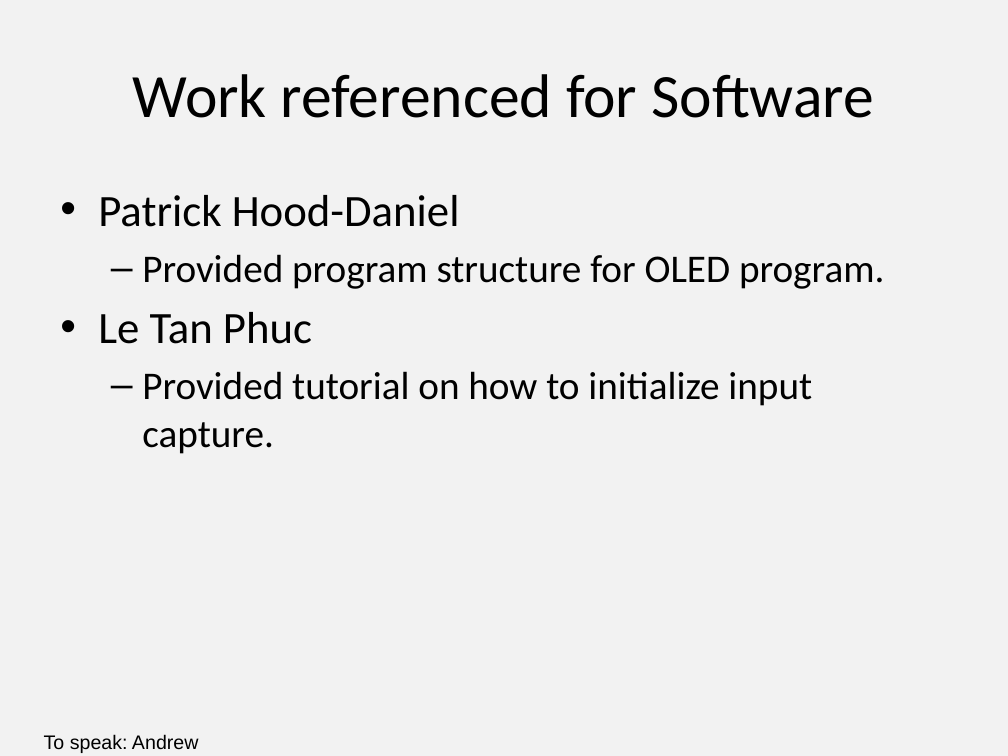
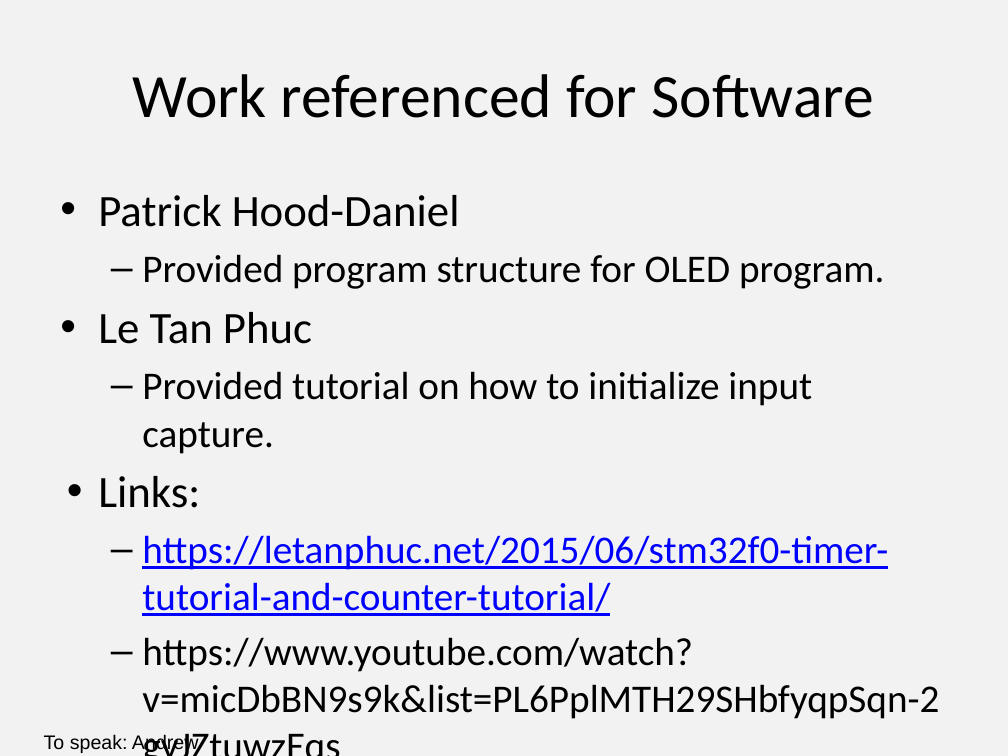
Before and after one commit to ECE411Team15/Speedometer, a slide deck: slide 16 of Presentation/Team15_Presentation_3.0.pptx. Drawn at 1008x756 pixels with LibreOffice and Linux fonts; fonts in the diff are those of the drawing. Boxes give left, top, right and bottom in pixels: in the first picture for what was removed or moved away, otherwise in the second. Text is boxed around its words. In the diff, an @@ line names an element or a change of style, - is before the commit and + after.

Commit message:
Updates

```diff
--- a/Presentation/Team15_Presentation_3.0.pptx
+++ b/Presentation/Team15_Presentation_3.0.pptx
@@ text at (x1=98, y1=476, x2=939, y2=719): paragraphs added @@
+• Links:
+  – https://letanphuc.net/2015/06/stm32f0-timer-tutorial-and-counter-tutorial/
+  – https://www.youtube.com/watch?v=micDbBN9s9k&list=PL6PplMTH29SHbfyqpSqn-2gyJZtuwzEqs
```
